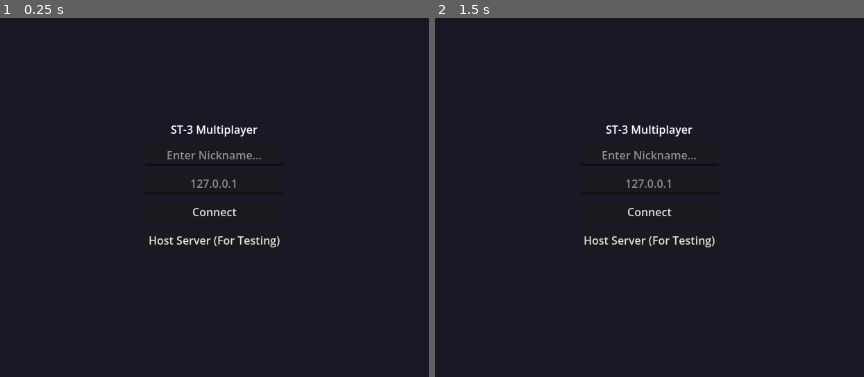
Above: before the commit, frames 1-2 (left to right).
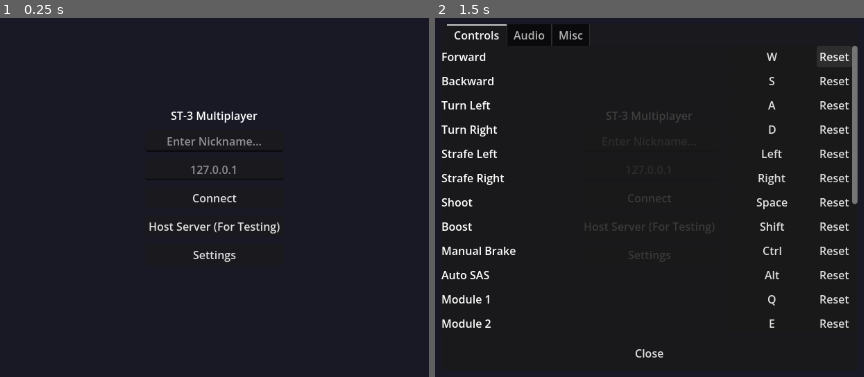
Above: after the commit, the same moments.

Repository: lvlcnapps/st3d
Game: Godot game, scene res://boot.tscn
Two runs of this game, one before a commit and one after it. Both use one fixed random seed, a clock stepped at 60 frames per second and the inputs below.
Inputs (mouse positions are in pixels of both pictures, inside the frame that each line leads up to):
- Up to frame 1 (0.25 s): no input
- Up to frame 2 (1.5 s): click (649, 254) at 0.5 s, where only the run after the commit has a clickable "Settings"; click (833, 57) at 1.25 s, where only the run after the commit has a clickable "Reset"

The runs differ from the first frame. In frame 1, 2.5% of the frame differs, in the area x 34-66%, y 25-68%; in frame 2, 7.2%, in the area x 1-99%, y 1-95%.

Commit message:
menu and settings

Diff:
--- a/boot.gd
+++ b/boot.gd
@@ -12,6 +12,7 @@
 @onready var ip_input = $UI/VBoxContainer/IPInput
 @onready var connect_btn = $UI/VBoxContainer/ConnectBtn
 @onready var host_btn = $UI/VBoxContainer/HostBtn
+@onready var settings_btn = $UI/VBoxContainer/SettingsBtn
 @onready var status_label = $UI/VBoxContainer/StatusLabel
 
 var current_level: Node3D
@@ -23,10 +24,6 @@
 			multiplayer.multiplayer_peer.close()
 		get_tree().quit()
 
-func _unhandled_input(event: InputEvent) -> void:
-	if multiplayer.is_server() and event is InputEventKey and event.pressed and not event.echo:
-		if event.keycode == KEY_N:
-			spawn_bot()
 
 func spawn_bot() -> void:
 	if not current_level: return
@@ -119,10 +116,33 @@
 
 	connect_btn.pressed.connect(_on_connect_pressed)
 	host_btn.pressed.connect(start_server)
+	settings_btn.pressed.connect(toggle_settings_menu)
 
 	var args = OS.get_cmdline_args()
 	if "server" in args:
 		start_server()
+
+func _unhandled_input(event: InputEvent) -> void:
+	if multiplayer.is_server() and event is InputEventKey and event.pressed and not event.echo:
+		if event.keycode == KEY_N:
+			spawn_bot()
+	if not multiplayer.is_server() and event is InputEventKey and event.pressed and not event.echo:
+		if event.keycode == KEY_ESCAPE and ui.visible:
+			toggle_settings_menu()
+
+func toggle_settings_menu() -> void:
+	var settings = get_node_or_null("SettingsMenu")
+	if not settings:
+		var SettingsMenuScene = load("res://gui/settings_menu.tscn")
+		if SettingsMenuScene:
+			settings = SettingsMenuScene.instantiate()
+			add_child(settings)
+
+	if settings:
+		if settings.visible:
+			settings.hide()
+		else:
+			settings.show()
 
 func start_server() -> void:
 	var port = server_config["port"]
--- a/boot.tscn
+++ b/boot.tscn
@@ -60,6 +60,10 @@
 layout_mode = 2
 text = "Host Server (For Testing)"
 
+[node name="SettingsBtn" type="Button" parent="UI/VBoxContainer"]
+layout_mode = 2
+text = "Settings"
+
 [node name="StatusLabel" type="Label" parent="UI/VBoxContainer"]
 layout_mode = 2
 horizontal_alignment = 1
--- a/camera_follow.gd
+++ b/camera_follow.gd
@@ -10,6 +10,7 @@
 
 @export var pitch_speed: float = 60.0
 var camera_pitch: float = -90.0
+var camera_yaw: float = 0.0
 var server_scoreboard: PanelContainer = null
 var xray_enabled: bool = false
 
@@ -46,8 +47,12 @@
 		margin.add_child(vbox)
 
 func _unhandled_input(event: InputEvent) -> void:
+	var is_menu_open = target and "is_menu_open" in target and target.is_menu_open
+	if is_menu_open:
+		return
+
 	if event is InputEventKey and event.pressed and not event.echo:
-		if event.keycode == KEY_C:
+		if event.keycode == Settings.bind_cam_mode:
 			rotate_with_target = !rotate_with_target
 		elif event.keycode == KEY_V:
 			xray_enabled = !xray_enabled
@@ -61,17 +66,26 @@
 		camera_height = clamp(camera_height, min_camera_height, max_camera_height)
 
 func _process(delta: float) -> void:
-	if Input.is_key_pressed(KEY_Z):
-		camera_pitch -= pitch_speed * delta
-	if Input.is_key_pressed(KEY_X):
-		camera_pitch += pitch_speed * delta
-	camera_pitch = clamp(camera_pitch, -90.0, -30.0)
+	var is_menu_open = target and "is_menu_open" in target and target.is_menu_open
 
-	if Input.is_key_pressed(KEY_UP):
-		camera_height -= zoom_speed * 20.0 * delta
-	if Input.is_key_pressed(KEY_DOWN):
-		camera_height += zoom_speed * 20.0 * delta
-	camera_height = clamp(camera_height, min_camera_height, max_camera_height)
+	if not is_menu_open:
+		if Input.is_key_pressed(Settings.bind_cam_rot_left):
+			camera_pitch -= pitch_speed * delta
+		if Input.is_key_pressed(Settings.bind_cam_rot_right):
+			camera_pitch += pitch_speed * delta
+		camera_pitch = clamp(camera_pitch, -90.0, -30.0)
+
+		if not rotate_with_target:
+			if Input.is_key_pressed(Settings.bind_cam_yaw_left):
+				camera_yaw += pitch_speed * delta
+			if Input.is_key_pressed(Settings.bind_cam_yaw_right):
+				camera_yaw -= pitch_speed * delta
+
+		if Input.is_key_pressed(Settings.bind_cam_up):
+			camera_height -= zoom_speed * 20.0 * delta
+		if Input.is_key_pressed(Settings.bind_cam_down):
+			camera_height += zoom_speed * 20.0 * delta
+		camera_height = clamp(camera_height, min_camera_height, max_camera_height)
 
 	if target and "sync_hp" in target and target.sync_hp <= 0:
 		target = null
@@ -91,7 +105,10 @@
 		if players_node and players_node.has_node(str(multiplayer.get_unique_id())):
 			has_local_player = true
 
-		if not has_local_player:
+		var show_board = not has_local_player or Input.is_key_pressed(Settings.bind_scoreboard)
+		if is_menu_open: show_board = false
+
+		if show_board:
 			server_scoreboard.show()
 			var vbox = server_scoreboard.get_node("MarginContainer/VBox")
 			for child in vbox.get_children():
@@ -121,10 +138,10 @@
 	# Режим Spectator (наблюдатель) - если у нас нет корабля
 	if not target:
 		var move_dir = Vector3.ZERO
-		if Input.is_key_pressed(KEY_W): move_dir.z -= 1.0
-		if Input.is_key_pressed(KEY_S): move_dir.z += 1.0
-		if Input.is_key_pressed(KEY_A): move_dir.x -= 1.0
-		if Input.is_key_pressed(KEY_D): move_dir.x += 1.0
+		if Input.is_key_pressed(Settings.bind_forward): move_dir.z -= 1.0
+		if Input.is_key_pressed(Settings.bind_backward): move_dir.z += 1.0
+		if Input.is_key_pressed(Settings.bind_left): move_dir.x -= 1.0
+		if Input.is_key_pressed(Settings.bind_right): move_dir.x += 1.0
 
 		if move_dir != Vector3.ZERO:
 			move_dir = move_dir.normalized()
@@ -139,18 +156,28 @@
 		var pitch_rad = deg_to_rad(camera_pitch)
 		horizontal_dist = camera_height / tan(-pitch_rad)
 
+	var look_back = false
+	if not is_menu_open:
+		look_back = Input.is_key_pressed(Settings.bind_look_back)
+
 	if rotate_with_target:
-		# Камера вращается вместе с кораблем (находится сзади, то есть по локальной +Z)
+		# Камера вращается вместе с кораблем
 		var backward_dir = target.transform.basis.z.normalized()
+		if look_back: backward_dir = -backward_dir
+
 		global_position = target.global_position + backward_dir * horizontal_dist
 		global_position.y = target.global_position.y + camera_height
 
-		rotation_degrees.y = target.rotation_degrees.y
+		rotation_degrees.y = target.rotation_degrees.y if not look_back else target.rotation_degrees.y + 180.0
 		rotation_degrees.x = camera_pitch
 		rotation_degrees.z = 0
 	else:
-		# Статичная ориентация (камера сзади по глобальной +Z)
-		global_position = target.global_position + Vector3(0, 0, horizontal_dist)
+		# Статичная ориентация (но теперь с вращением по camera_yaw)
+		var yaw_rad = deg_to_rad(camera_yaw)
+		var offset = Vector3(sin(yaw_rad), 0, cos(yaw_rad)) * horizontal_dist
+		if look_back: offset = -offset
+
+		global_position = target.global_position + offset
 		global_position.y = target.global_position.y + camera_height
 
-		rotation_degrees = Vector3(camera_pitch, 0, 0)
+		rotation_degrees = Vector3(camera_pitch, camera_yaw + (180.0 if look_back else 0.0), 0)
--- /dev/null
+++ b/gui/pause_menu.gd
@@ -0,0 +1,50 @@
+extends CanvasLayer
+
+func _ready() -> void:
+	var btn_resume = get_node_or_null("ColorRect/CenterContainer/VBoxContainer/BtnResume")
+	var btn_settings = get_node_or_null("ColorRect/CenterContainer/VBoxContainer/BtnSettings")
+	var btn_lobby = get_node_or_null("ColorRect/CenterContainer/VBoxContainer/BtnLobby")
+
+	if btn_resume: btn_resume.pressed.connect(_on_resume)
+	if btn_settings: btn_settings.pressed.connect(_on_settings)
+	if btn_lobby: btn_lobby.pressed.connect(_on_lobby)
+
+func _input(event: InputEvent) -> void:
+	if event is InputEventKey and event.pressed and not event.echo:
+		if event.keycode == KEY_TAB and visible:
+			get_viewport().set_input_as_handled()
+			return
+
+		if event.keycode == KEY_ESCAPE and visible:
+			var settings = get_parent().get_node_or_null("SettingsMenu")
+			if settings and settings.visible:
+				return # Если открыты настройки, пусть они сами обрабатывают
+
+			get_viewport().set_input_as_handled()
+			_on_resume()
+
+func _on_resume() -> void:
+	var p = get_parent()
+	if p.has_method("toggle_pause_menu"):
+		p.toggle_pause_menu()
+	else:
+		hide()
+
+func _on_settings() -> void:
+	var p = get_parent()
+	var settings = p.get_node_or_null("SettingsMenu")
+	if not settings:
+		var SettingsMenuScene = load("res://gui/settings_menu.tscn")
+		if SettingsMenuScene:
+			settings = SettingsMenuScene.instantiate()
+			p.add_child(settings)
+
+	if settings:
+		hide()
+		settings.show()
+		if p.get("is_menu_open") != null:
+			p.is_menu_open = true
+
+func _on_lobby() -> void:
+	multiplayer.multiplayer_peer = null
+	get_tree().reload_current_scene()
--- /dev/null
+++ b/gui/pause_menu.tscn
@@ -0,0 +1,50 @@
+[gd_scene load_steps=2 format=3 uid="uid://cxab32pause"]
+
+[ext_resource type="Script" path="res://gui/pause_menu.gd" id="1_pause"]
+
+[node name="PauseMenu" type="CanvasLayer"]
+process_mode = 3
+layer = 100
+visible = false
+script = ExtResource("1_pause")
+
+[node name="ColorRect" type="ColorRect" parent="."]
+anchors_preset = 15
+anchor_right = 1.0
+anchor_bottom = 1.0
+grow_horizontal = 2
+grow_vertical = 2
+color = Color(0, 0, 0, 0.5)
+
+[node name="CenterContainer" type="CenterContainer" parent="ColorRect"]
+layout_mode = 1
+anchors_preset = 15
+anchor_right = 1.0
+anchor_bottom = 1.0
+grow_horizontal = 2
+grow_vertical = 2
+
+[node name="VBoxContainer" type="VBoxContainer" parent="ColorRect/CenterContainer"]
+layout_mode = 2
+theme_override_constants/separation = 20
+
+[node name="Label" type="Label" parent="ColorRect/CenterContainer/VBoxContainer"]
+layout_mode = 2
+theme_override_font_sizes/font_size = 32
+text = "PAUSED"
+horizontal_alignment = 1
+
+[node name="BtnResume" type="Button" parent="ColorRect/CenterContainer/VBoxContainer"]
+custom_minimum_size = Vector2(200, 50)
+layout_mode = 2
+text = "Resume Game"
+
+[node name="BtnSettings" type="Button" parent="ColorRect/CenterContainer/VBoxContainer"]
+custom_minimum_size = Vector2(200, 50)
+layout_mode = 2
+text = "Settings"
+
+[node name="BtnLobby" type="Button" parent="ColorRect/CenterContainer/VBoxContainer"]
+custom_minimum_size = Vector2(200, 50)
+layout_mode = 2
+text = "Exit to Lobby"
--- /dev/null
+++ b/gui/settings_menu.gd
@@ -0,0 +1,139 @@
+extends CanvasLayer
+
+@onready var controls_vbox = $Panel/VBox/Tabs/Controls/VBox
+@onready var audio_vbox = $Panel/VBox/Tabs/Audio
+@onready var misc_vbox = $Panel/VBox/Tabs/Misc
+@onready var btn_close = $Panel/VBox/BtnClose
+
+var waiting_for_key_action: String = ""
+var waiting_button: Button = null
+
+var actions = {
+	"forward": "Forward",
+	"backward": "Backward",
+	"left": "Turn Left",
+	"right": "Turn Right",
+	"strafe_left": "Strafe Left",
+	"strafe_right": "Strafe Right",
+	"shoot": "Shoot",
+	"boost": "Boost",
+	"sas": "Manual Brake",
+	"auto_sas": "Auto SAS",
+	"module1": "Module 1",
+	"module2": "Module 2",
+	"respawn": "Respawn",
+	"cam_up": "Camera Zoom In",
+	"cam_down": "Camera Zoom Out",
+	"cam_rot_left": "Camera Pitch Up",
+	"cam_rot_right": "Camera Pitch Down",
+	"cam_yaw_left": "Camera Rotate Left",
+	"cam_yaw_right": "Camera Rotate Right",
+	"scoreboard": "Scoreboard",
+	"look_back": "Look Back",
+	"cam_mode": "Toggle Camera Mode"
+}
+
+func _ready() -> void:
+	btn_close.pressed.connect(_on_close)
+	build_controls()
+	build_audio()
+	build_misc()
+
+func build_controls() -> void:
+	for action in actions.keys():
+		var hbox = HBoxContainer.new()
+		var label = Label.new()
+		label.text = actions[action]
+		label.size_flags_horizontal = Control.SIZE_EXPAND_FILL
+
+		var btn = Button.new()
+		btn.custom_minimum_size = Vector2(120, 0)
+		btn.text = OS.get_keycode_string(Settings.get("bind_" + action))
+		btn.pressed.connect(func(): _on_bind_pressed(action, btn))
+
+		var reset_btn = Button.new()
+		reset_btn.text = "Reset"
+		reset_btn.pressed.connect(func():
+			Settings.reset_bind(action)
+			btn.text = OS.get_keycode_string(Settings.get("bind_" + action))
+		)
+
+		hbox.add_child(label)
+		hbox.add_child(btn)
+		hbox.add_child(reset_btn)
+		controls_vbox.add_child(hbox)
+
+func build_audio() -> void:
+	var m_lbl = Label.new()
+	m_lbl.text = "Master Volume"
+	var m_slider = HSlider.new()
+	m_slider.value = Settings.volume_master
+	m_slider.value_changed.connect(func(v): Settings.volume_master = v)
+	audio_vbox.add_child(m_lbl)
+	audio_vbox.add_child(m_slider)
+
+	var mus_lbl = Label.new()
+	mus_lbl.text = "Music Volume"
+	var mus_slider = HSlider.new()
+	mus_slider.value = Settings.volume_music
+	mus_slider.value_changed.connect(func(v): Settings.volume_music = v)
+	audio_vbox.add_child(mus_lbl)
+	audio_vbox.add_child(mus_slider)
+
+func build_misc() -> void:
+	var fps_chk = CheckBox.new()
+	fps_chk.text = "Show FPS"
+	fps_chk.button_pressed = Settings.show_fps
+	fps_chk.toggled.connect(func(v): Settings.show_fps = v)
+	misc_vbox.add_child(fps_chk)
+
+	var ping_chk = CheckBox.new()
+	ping_chk.text = "Show Ping"
+	ping_chk.button_pressed = Settings.show_ping
+	ping_chk.toggled.connect(func(v): Settings.show_ping = v)
+	misc_vbox.add_child(ping_chk)
+
+func _on_bind_pressed(action: String, btn: Button) -> void:
+	waiting_for_key_action = action
+	waiting_button = btn
+	btn.text = "Press any key..."
+
+func _input(event: InputEvent) -> void:
+	if not visible: return
+
+	if waiting_for_key_action != "" and event is InputEventKey and event.pressed:
+		get_viewport().set_input_as_handled()
+		if event.keycode == KEY_ESCAPE:
+			waiting_button.text = OS.get_keycode_string(Settings.get("bind_" + waiting_for_key_action))
+			waiting_for_key_action = ""
+			waiting_button = null
+			return
+
+		Settings.set("bind_" + waiting_for_key_action, event.keycode)
+		waiting_button.text = OS.get_keycode_string(event.keycode)
+		waiting_for_key_action = ""
+		waiting_button = null
+
+	elif event is InputEventMouseButton and event.pressed and waiting_for_key_action != "":
+		waiting_button.text = OS.get_keycode_string(Settings.get("bind_" + waiting_for_key_action))
+		waiting_for_key_action = ""
+		waiting_button = null
+
+	elif event is InputEventKey and event.pressed and waiting_for_key_action == "":
+		if event.keycode == KEY_ESCAPE:
+			get_viewport().set_input_as_handled()
+			_on_close()
+		elif event.keycode == KEY_TAB:
+			get_viewport().set_input_as_handled()
+
+func _on_close() -> void:
+	Settings.save_config()
+	var p = get_parent()
+	hide()
+	var pause_menu = p.get_node_or_null("PauseMenu")
+	if pause_menu:
+		pause_menu.show()
+	else:
+		if p.get("is_menu_open") != null:
+			p.is_menu_open = false
+		queue_free()
--- /dev/null
+++ b/gui/settings_menu.tscn
@@ -0,0 +1,51 @@
+[gd_scene load_steps=2 format=3 uid="uid://s3ttingsm3nu"]
+
+[ext_resource type="Script" path="res://gui/settings_menu.gd" id="1_sett"]
+
+[node name="SettingsMenu" type="CanvasLayer"]
+process_mode = 3
+layer = 101
+visible = false
+script = ExtResource("1_sett")
+
+[node name="Panel" type="PanelContainer" parent="."]
+anchors_preset = 8
+anchor_left = 0.5
+anchor_top = 0.5
+anchor_right = 0.5
+anchor_bottom = 0.5
+offset_left = -300.0
+offset_top = -250.0
+offset_right = 300.0
+offset_bottom = 250.0
+grow_horizontal = 2
+grow_vertical = 2
+
+[node name="VBox" type="VBoxContainer" parent="Panel"]
+layout_mode = 2
+
+[node name="Tabs" type="TabContainer" parent="Panel/VBox"]
+layout_mode = 2
+size_flags_vertical = 3
+
+[node name="Controls" type="ScrollContainer" parent="Panel/VBox/Tabs"]
+layout_mode = 2
+
+[node name="VBox" type="VBoxContainer" parent="Panel/VBox/Tabs/Controls"]
+layout_mode = 2
+size_flags_horizontal = 3
+
+[node name="Audio" type="VBoxContainer" parent="Panel/VBox/Tabs"]
+visible = false
+layout_mode = 2
+theme_override_constants/separation = 20
+
+[node name="Misc" type="VBoxContainer" parent="Panel/VBox/Tabs"]
+visible = false
+layout_mode = 2
+theme_override_constants/separation = 20
+
+[node name="BtnClose" type="Button" parent="Panel/VBox"]
+custom_minimum_size = Vector2(0, 50)
+layout_mode = 2
+text = "Close"
--- a/player.gd
+++ b/player.gd
@@ -72,6 +72,7 @@
 
 var current_ping: int = 0
 var ping_timer: float = 0.0
+var is_menu_open: bool = false
 
 @onready var slot1_icon = get_node_or_null("HUD/MainInterface/Slot1Icon")
 @onready var slot2_icon = get_node_or_null("HUD/MainInterface/Slot2Icon")
@@ -215,19 +216,29 @@
 		var module_2 = false
 
 		if sync_hp > 0:
-			if Input.is_key_pressed(KEY_A): turn_input += 1.0
-			if Input.is_key_pressed(KEY_D): turn_input -= 1.0
-			if Input.is_key_pressed(KEY_W): move_input += 1.0
-			if Input.is_key_pressed(KEY_S): move_input -= 1.0
-			if Input.is_key_pressed(KEY_LEFT): strafe_input -= 1.0
-			if Input.is_key_pressed(KEY_RIGHT): strafe_input += 1.0
-			shoot = Input.is_key_pressed(KEY_SPACE)
-			ctrl_sas = Input.is_key_pressed(KEY_CTRL)
-			boost = Input.is_key_pressed(KEY_SHIFT)
-			module_1 = Input.is_key_pressed(KEY_Q)
-			module_2 = Input.is_key_pressed(KEY_E)
+			if Input.is_key_pressed(Settings.bind_left): turn_input += 1.0
+			if Input.is_key_pressed(Settings.bind_right): turn_input -= 1.0
+			if Input.is_key_pressed(Settings.bind_forward): move_input += 1.0
+			if Input.is_key_pressed(Settings.bind_backward): move_input -= 1.0
+			if Input.is_key_pressed(Settings.bind_strafe_left): strafe_input -= 1.0
+			if Input.is_key_pressed(Settings.bind_strafe_right): strafe_input += 1.0
+			shoot = Input.is_key_pressed(Settings.bind_shoot)
+			ctrl_sas = Input.is_key_pressed(Settings.bind_sas)
+			boost = Input.is_key_pressed(Settings.bind_boost)
+			module_1 = Input.is_key_pressed(Settings.bind_module1)
+			module_2 = Input.is_key_pressed(Settings.bind_module2)
 		else:
-			respawn = Input.is_key_pressed(KEY_R)
+			respawn = Input.is_key_pressed(Settings.bind_respawn)
+
+		if is_menu_open:
+			turn_input = 0.0
+			move_input = 0.0
+			strafe_input = 0.0
+			shoot = false
+			boost = false
+			module_1 = false
+			module_2 = false
+			respawn = false
 
 		var input_data = {
 			"turn": turn_input,
@@ -250,9 +261,29 @@
 
 func _unhandled_input(event: InputEvent) -> void:
 	if not is_bot and str(name) == str(multiplayer.get_unique_id()):
-		if sync_hp > 0 and event is InputEventKey and event.pressed and not event.echo:
-			if event.keycode == KEY_ALT:
+		if event is InputEventKey and event.pressed and not event.echo:
+			if event.keycode == KEY_ESCAPE:
+				toggle_pause_menu()
+			elif sync_hp > 0 and event.keycode == Settings.bind_auto_sas:
 				auto_sas_enabled = !auto_sas_enabled
+
+func toggle_pause_menu() -> void:
+	var pause_menu = get_node_or_null("PauseMenu")
+	if not pause_menu:
+		var PauseMenuScene = load("res://gui/pause_menu.tscn")
+		if PauseMenuScene:
+			pause_menu = PauseMenuScene.instantiate()
+			add_child(pause_menu)
+
+	if pause_menu:
+		var settings = get_node_or_null("SettingsMenu")
+		if settings and settings.visible:
+			settings.hide()
+			pause_menu.show()
+			is_menu_open = true
+		else:
+			is_menu_open = !pause_menu.visible
+			pause_menu.visible = is_menu_open
 
 func _process(_delta: float) -> void:
 	var is_dead = sync_hp <= 0
@@ -302,7 +333,10 @@
 			if ping_timer >= 1.0:
 				ping_timer = 0.0
 				rpc_id(1, "ping_request", Time.get_ticks_msec())
-			debug_label.text = "Ping: %d ms\nFPS: %d" % [current_ping, Engine.get_frames_per_second()]
+			var debug_text = ""
+			if Settings.show_ping: debug_text += "Ping: %d ms\n" % current_ping
+			if Settings.show_fps: debug_text += "FPS: %d" % Engine.get_frames_per_second()
+			debug_label.text = debug_text.strip_edges()
 
 		if hp_bar:
 			hp_bar.max_value = max_hp
@@ -388,7 +422,7 @@
 
 		var scoreboard_panel = get_node_or_null("HUD/MarginContainer/ScoreboardPanel")
 		if scoreboard_panel:
-			var show_scoreboard = Input.is_key_pressed(KEY_TAB) or sync_hp <= 0
+			var show_scoreboard = (Input.is_key_pressed(Settings.bind_scoreboard) or sync_hp <= 0) and not is_menu_open
 			if show_scoreboard:
 				scoreboard_panel.show()
 				var vbox = scoreboard_panel.get_node("MarginContainer/VBoxContainer")
--- a/project.godot
+++ b/project.godot
@@ -15,6 +15,10 @@
 config/features=PackedStringArray("4.6", "Mobile")
 config/icon="res://icon.svg"
 
+[autoload]
+
+Settings="*res://settings.gd"
+
 [physics]
 
 3d/physics_engine="Jolt Physics"
--- /dev/null
+++ b/settings.gd
@@ -0,0 +1,128 @@
+extends Node
+
+const CONFIG_PATH = "user://settings.cfg"
+
+var bind_forward: int = KEY_W
+var bind_backward: int = KEY_S
+var bind_left: int = KEY_A
+var bind_right: int = KEY_D
+var bind_strafe_left: int = KEY_LEFT
+var bind_strafe_right: int = KEY_RIGHT
+var bind_shoot: int = KEY_SPACE
+var bind_boost: int = KEY_SHIFT
+var bind_sas: int = KEY_CTRL
+var bind_auto_sas: int = KEY_ALT
+var bind_module1: int = KEY_Q
+var bind_module2: int = KEY_E
+var bind_respawn: int = KEY_R
+var bind_cam_up: int = KEY_UP
+var bind_cam_down: int = KEY_DOWN
+var bind_cam_rot_left: int = KEY_Z
+var bind_cam_rot_right: int = KEY_X
+var bind_cam_yaw_left: int = KEY_COMMA
+var bind_cam_yaw_right: int = KEY_PERIOD
+var bind_scoreboard: int = KEY_TAB
+var bind_look_back: int = KEY_B
+var bind_cam_mode: int = KEY_C
+
+var volume_master: float = 100.0
+var volume_music: float = 100.0
+
+var show_fps: bool = false
+var show_ping: bool = true
+
+func _ready() -> void:
+	load_config()
+
+func load_config() -> void:
+	var config = ConfigFile.new()
+	var err = config.load(CONFIG_PATH)
+	if err != OK:
+		return # Используем дефолтные значения
+
+	bind_forward = config.get_value("controls", "forward", KEY_W)
+	bind_backward = config.get_value("controls", "backward", KEY_S)
+	bind_left = config.get_value("controls", "left", KEY_A)
+	bind_right = config.get_value("controls", "right", KEY_D)
+	bind_strafe_left = config.get_value("controls", "strafe_left", KEY_LEFT)
+	bind_strafe_right = config.get_value("controls", "strafe_right", KEY_RIGHT)
+	bind_shoot = config.get_value("controls", "shoot", KEY_SPACE)
+	bind_boost = config.get_value("controls", "boost", KEY_SHIFT)
+	bind_sas = config.get_value("controls", "sas", KEY_CTRL)
+	bind_auto_sas = config.get_value("controls", "auto_sas", KEY_ALT)
+	bind_module1 = config.get_value("controls", "module1", KEY_Q)
+	bind_module2 = config.get_value("controls", "module2", KEY_E)
+	bind_respawn = config.get_value("controls", "respawn", KEY_R)
+	bind_cam_up = config.get_value("controls", "cam_up", KEY_UP)
+	bind_cam_down = config.get_value("controls", "cam_down", KEY_DOWN)
+	bind_cam_rot_left = config.get_value("controls", "cam_rot_left", KEY_Z)
+	bind_cam_rot_right = config.get_value("controls", "cam_rot_right", KEY_X)
+	bind_cam_yaw_left = config.get_value("controls", "cam_yaw_left", KEY_COMMA)
+	bind_cam_yaw_right = config.get_value("controls", "cam_yaw_right", KEY_PERIOD)
+	bind_scoreboard = config.get_value("controls", "scoreboard", KEY_TAB)
+	bind_look_back = config.get_value("controls", "look_back", KEY_B)
+	bind_cam_mode = config.get_value("controls", "cam_mode", KEY_C)
+
+	volume_master = config.get_value("audio", "master", 100.0)
+	volume_music = config.get_value("audio", "music", 100.0)
+
+	show_fps = config.get_value("ui", "show_fps", false)
+	show_ping = config.get_value("ui", "show_ping", true)
+
+func save_config() -> void:
+	var config = ConfigFile.new()
+
+	config.set_value("controls", "forward", bind_forward)
+	config.set_value("controls", "backward", bind_backward)
+	config.set_value("controls", "left", bind_left)
+	config.set_value("controls", "right", bind_right)
+	config.set_value("controls", "strafe_left", bind_strafe_left)
+	config.set_value("controls", "strafe_right", bind_strafe_right)
+	config.set_value("controls", "shoot", bind_shoot)
+	config.set_value("controls", "boost", bind_boost)
+	config.set_value("controls", "sas", bind_sas)
+	config.set_value("controls", "auto_sas", bind_auto_sas)
+	config.set_value("controls", "module1", bind_module1)
+	config.set_value("controls", "module2", bind_module2)
+	config.set_value("controls", "respawn", bind_respawn)
+	config.set_value("controls", "cam_up", bind_cam_up)
+	config.set_value("controls", "cam_down", bind_cam_down)
+	config.set_value("controls", "cam_rot_left", bind_cam_rot_left)
+	config.set_value("controls", "cam_rot_right", bind_cam_rot_right)
+	config.set_value("controls", "cam_yaw_left", bind_cam_yaw_left)
+	config.set_value("controls", "cam_yaw_right", bind_cam_yaw_right)
+	config.set_value("controls", "scoreboard", bind_scoreboard)
+	config.set_value("controls", "look_back", bind_look_back)
+	config.set_value("controls", "cam_mode", bind_cam_mode)
+
+	config.set_value("audio", "master", volume_master)
+	config.set_value("audio", "music", volume_music)
+
+	config.set_value("ui", "show_fps", show_fps)
+	config.set_value("ui", "show_ping", show_ping)
+
+	config.save(CONFIG_PATH)
+
+func reset_bind(action: String) -> void:
+	if action == "forward": bind_forward = KEY_W
+	elif action == "backward": bind_backward = KEY_S
+	elif action == "left": bind_left = KEY_A
+	elif action == "right": bind_right = KEY_D
+	elif action == "strafe_left": bind_strafe_left = KEY_LEFT
+	elif action == "strafe_right": bind_strafe_right = KEY_RIGHT
+	elif action == "shoot": bind_shoot = KEY_SPACE
+	elif action == "boost": bind_boost = KEY_SHIFT
+	elif action == "sas": bind_sas = KEY_CTRL
+	elif action == "auto_sas": bind_auto_sas = KEY_ALT
+	elif action == "module1": bind_module1 = KEY_Q
+	elif action == "module2": bind_module2 = KEY_E
+	elif action == "respawn": bind_respawn = KEY_R
+	elif action == "cam_up": bind_cam_up = KEY_UP
+	elif action == "cam_down": bind_cam_down = KEY_DOWN
+	elif action == "cam_rot_left": bind_cam_rot_left = KEY_Z
+	elif action == "cam_rot_right": bind_cam_rot_right = KEY_X
+	elif action == "cam_yaw_left": bind_cam_yaw_left = KEY_COMMA
+	elif action == "cam_yaw_right": bind_cam_yaw_right = KEY_PERIOD
+	elif action == "scoreboard": bind_scoreboard = KEY_TAB
+	elif action == "look_back": bind_look_back = KEY_B
+	elif action == "cam_mode": bind_cam_mode = KEY_C
Not shown, added: gui/pause_menu.gd.uid
Not shown, added: gui/settings_menu.gd.uid
Not shown, added: settings.gd.uid
